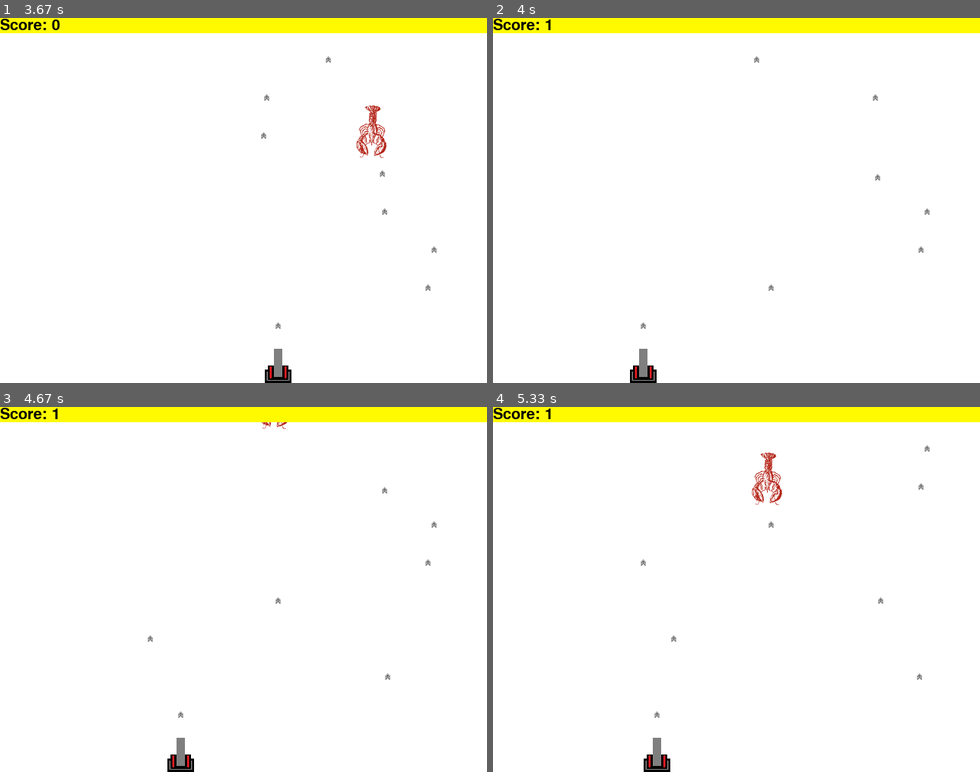
Above: before the commit, frames 1-4 (two rows, left to right).
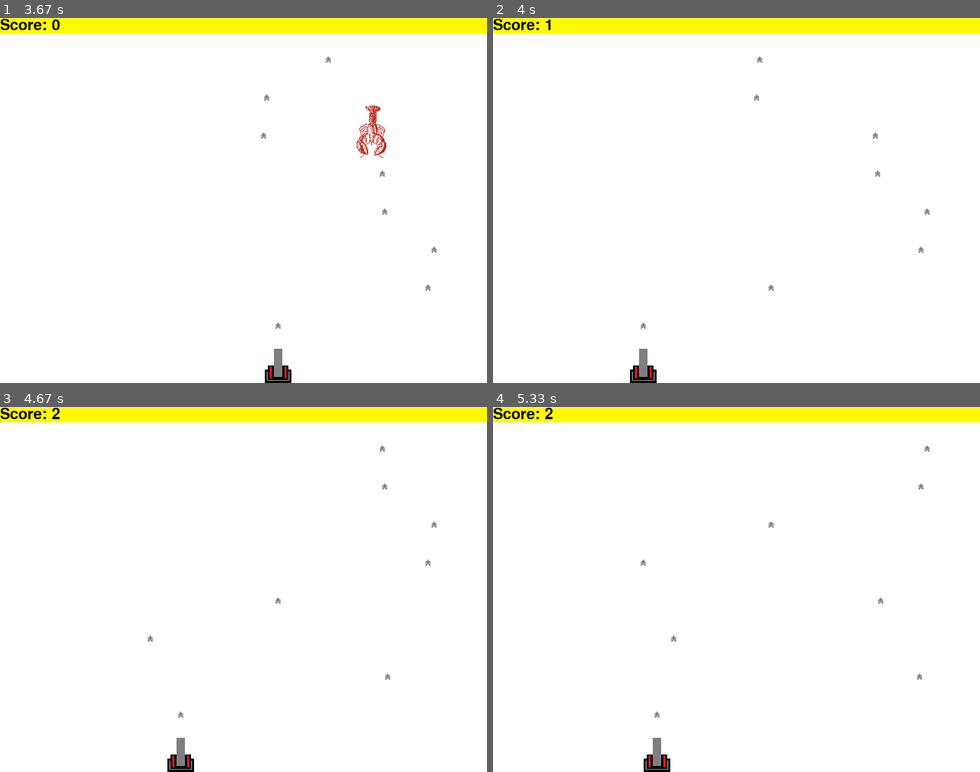
Above: after the commit, the same moments.

Repository: Zyndro/Pygame_OOP_test
Game: pygame game, started from run.py
The game is run twice, just before and just after one commit, with the same random seed, the same clock (stepped at 60 frames per second) and the same inputs.
Inputs (mouse positions are in pixels of both pictures, inside the frame that each line leads up to):
- Up to frame 1 (3.67 s): tap Space at 0.33 s; click (126, 204) at 0.72 s; click (316, 72) at 1.05 s; click (253, 76) at 1.38 s; click (248, 240) at 1.72 s; click (370, 258) at 2.05 s; click (370, 167) at 2.38 s; click (418, 171) at 2.72 s; click (413, 273) at 3.05 s; click (262, 185) at 3.38 s
- Up to frame 2 (4 s): click (629, 134) at 3.72 s
- Up to frame 3 (4.67 s): click (374, 629) at 4.05 s; click (165, 472) at 4.38 s
- Up to frame 4 (5.33 s): click (906, 585) at 4.72 s; click (643, 501) at 5.05 s

Frame 1 is identical in both runs. In frame 2, less than 0.1% of the frame differs, in the area x 53-80%, y 10-45%; in frame 3, 0.1%; in frame 4, 0.5%, in the area x 10-60%, y 0-27%.

Commit message:
collisions update, game restarts properly

Diff:
--- a/run.py
+++ b/run.py
@@ -1,6 +1,4 @@
 import pygame
-import time
-import random
 from entities.Player import gracz
 from entities.Enemy import enemy
 from entities.bullet import bullets
@@ -68,6 +66,9 @@
 
 
             if points < 0:
+                self.raki.clear()
+                self.pociski.clear()
+                self.pociskixpoz.clear()
                 gra.game_intro()
                 points=0
 
@@ -80,17 +81,18 @@
             for i in self.pociski:
                 i.update(self.pociskixpoz[bulletcounter],self.gameDisplay)
                 bulletcounter+=1
-                if i.y < 0:
-                    self.pociski.remove(i)
-                    del self.pociskixpoz[0]
+                if i.collisiony() < 0:
+                   self.pociski.remove(i)
+                   del self.pociskixpoz[0]
                 for r in self.raki:
                     #print(r.collisionx(), i.collisionx())
                     if r.collisionx() <= i.collisionx()+20 and r.collisionx()+20 >= i.collisionx() and i.collisiony() < r.collisiony()+69:
                         print("deduwa occured")
                         self.raki.remove(r)
-                        self.pociski.remove(i)
-                        del self.pociskixpoz[0]
+                        i.collided=True
                         points+=1
+
+
 
             for event in pygame.event.get():
 
